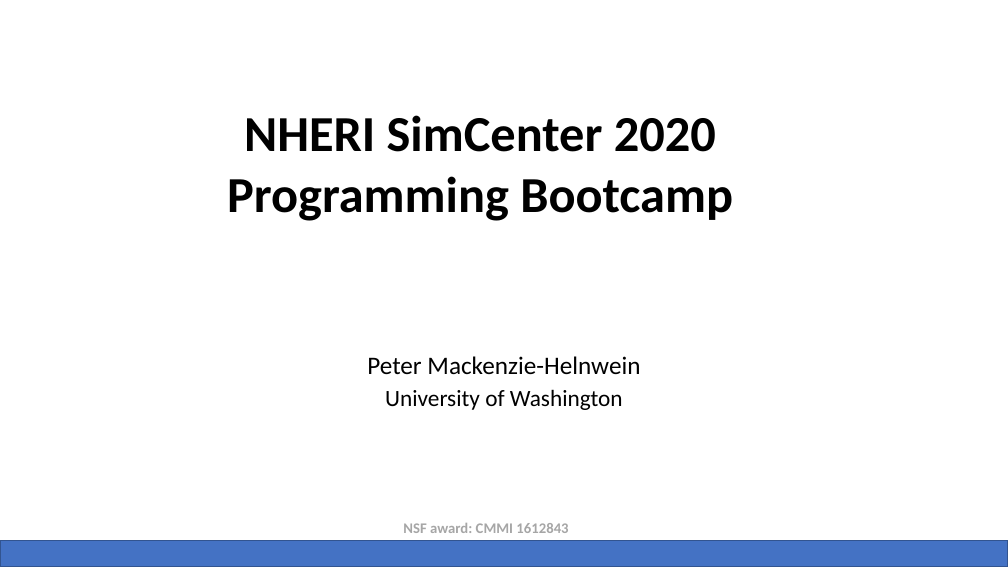
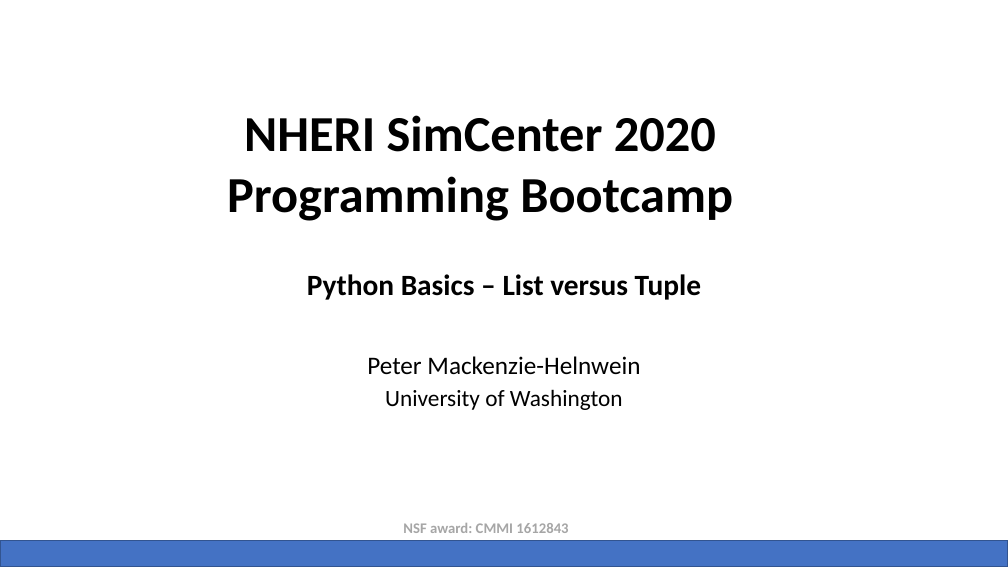
Before and after one commit to NHERI-SimCenter/SimCenterBootcamp2020, a slide deck: slide 15 of presentations/SimCenter Bootcamp Python.pptx (slide 27 before the commit). Drawn at 1008x567 pixels with LibreOffice and Linux fonts; fonts in the diff are those of the drawing; background and template pictures are left out. Boxes give left, top, right and bottom in pixels: in the first picture for what was removed or moved away, otherwise in the second. Text is boxed around its words. In the diff, an @@ line names an element or a change of style, - is before the commit and + after.

```diff
--- a/presentations/SimCenter Bootcamp Python.pptx
+++ b/presentations/SimCenter Bootcamp Python.pptx
@@ subtitle added at (x1=307, y1=274, x2=702, y2=300), 28 pt, text #000000, bold @@
+Python Basics – List versus Tuple
```
Also in this commit, not shown: 14 other slides changed, 9 slides added, 11 other files.
